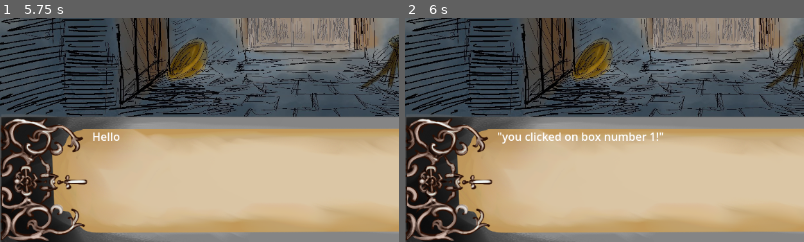
Above: before the commit, frames 1-2 (left to right).
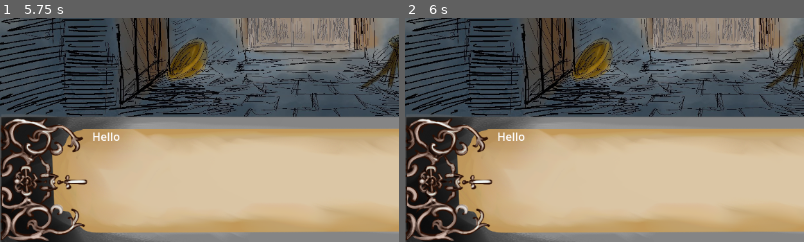
Above: after the commit, the same moments.

Repository: IsaacLandrum/SoulTel
Game: Godot game, scene res://Scenes/Room1.tscn
Two runs of this game, one before a commit and one after it. Both use one fixed random seed, a clock stepped at 60 frames per second and the inputs below.
Inputs (mouse positions are % of the whole screen's width and height, from its top left):
- Up to frame 1 (5.75 s): tap Enter at 0.5, 2, 3.5 s; move the mouse to (72, 45) at 0.52 s; press the mouse at (72, 45) at 0.53 s; tap Space at 1.25, 2.75, 4.25 s; move the mouse to (30, 55) at 1.27 s; release the mouse at (30, 55) at 1.28 s; click (30, 55) at 1.35 s; move the mouse to (60, 28) at 2.02 s; press the mouse at (60, 28) at 2.03 s; move the mouse to (45, 70) at 2.77 s; release the mouse at (45, 70) at 2.78 s; click (45, 70) at 2.85 s; move the mouse to (80, 65) at 3.52 s; press the mouse at (80, 65) at 3.53 s; move the mouse to (20, 35) at 4.27 s; release the mouse at (20, 35) at 4.28 s; click (20, 35) at 4.35 s; move the mouse to (55, 50) at 5.02 s; press the mouse at (55, 50) at 5.03 s
- Up to frame 2 (6 s): move the mouse to (35, 25) at 5.77 s; release the mouse at (35, 25) at 5.78 s; click (35, 25) at 5.85 s
The pictures show only the part of the screen within x 0-50%, y 50-100%; the shares and areas given below are measured in that part.

Frame 1 is identical in both runs. In frame 2, 0.8% of the frame differs, in the area x 23-65%, y 50-57%.

Commit message:
Traverse Selection available

Diff:
--- a/Scenes/early_ui.tscn
+++ b/Scenes/early_ui.tscn
@@ -12,6 +12,7 @@
 [ext_resource type="Texture2D" uid="uid://c8hve0be40eae" path="res://Assets/sculpting/UI_design.png" id="5_yp6hw"]
 [ext_resource type="Texture2D" uid="uid://d02xbgkh3g677" path="res://Assets/UI/detailright.png" id="6_151yf"]
 [ext_resource type="Texture2D" uid="uid://brol56sug3oa5" path="res://Assets/UI/portrait.png" id="6_mq00r"]
+[ext_resource type="Script" path="res://Scripts/Actions/Traverse.gd" id="13_paq7k"]
 
 [sub_resource type="StyleBoxFlat" id="StyleBoxFlat_jyoj1"]
 bg_color = Color(0, 0, 0, 1)
@@ -23,7 +24,9 @@
 
 [sub_resource type="StyleBoxFlat" id="StyleBoxFlat_v6xsf"]
 
-[node name="Early_UI" type="Node2D"]
+[node name="Early_UI" type="Control"]
+layout_mode = 3
+anchors_preset = 0
 
 [node name="TextBox" type="CanvasLayer" parent="."]
 layer = 0
@@ -220,3 +223,11 @@
 position = Vector2(134.837, 112.564)
 scale = Vector2(0.624431, 0.6307)
 texture = ExtResource("3_adbjm")
+
+[node name="Traverse" type="Area2D" parent="Action Wheel"]
+script = ExtResource("13_paq7k")
+
+[node name="CollisionPolygon2D" type="CollisionPolygon2D" parent="Action Wheel/Traverse"]
+polygon = PackedVector2Array(1105, 392, 1053, 439, 1002, 425, 1001, 360, 1061, 364)
+
+[connection signal="input_event" from="Action Wheel/Traverse" to="Action Wheel/Traverse" method="_on_traverse_clicked"]
--- /dev/null
+++ b/Scripts/Actions/Traverse.gd
@@ -0,0 +1,9 @@
+extends Area2D
+
+func _ready():
+	# Set the input pickable property to true so it can receive input events
+	input_pickable = true
+
+func _on_traverse_clicked(_viewport, event, _shape_idx):
+	if event is InputEventMouseButton and event.pressed and event.button_index == MOUSE_BUTTON_LEFT:
+		print("Invisible button clicked")
--- a/Scripts/TextBox.gd
+++ b/Scripts/TextBox.gd
@@ -18,7 +18,7 @@
 	dialogueTree = dialogueTree_Blueprint.new()
 	display = get_node("TextBoxBackground/RichTextLabel")
 	sigSender = get_node("/root/Node2D/Interactable")
-	sigSender.connect("DialogOut", change_displayed_dialogue)
+	#sigSender.connect("DialogOut", change_displayed_dialogue)
 	debug = "00"
 	Load_Room_Dialogue(debug)
 
Not shown: 1 places in Scenes/early_ui.tscn that only renumber resources
